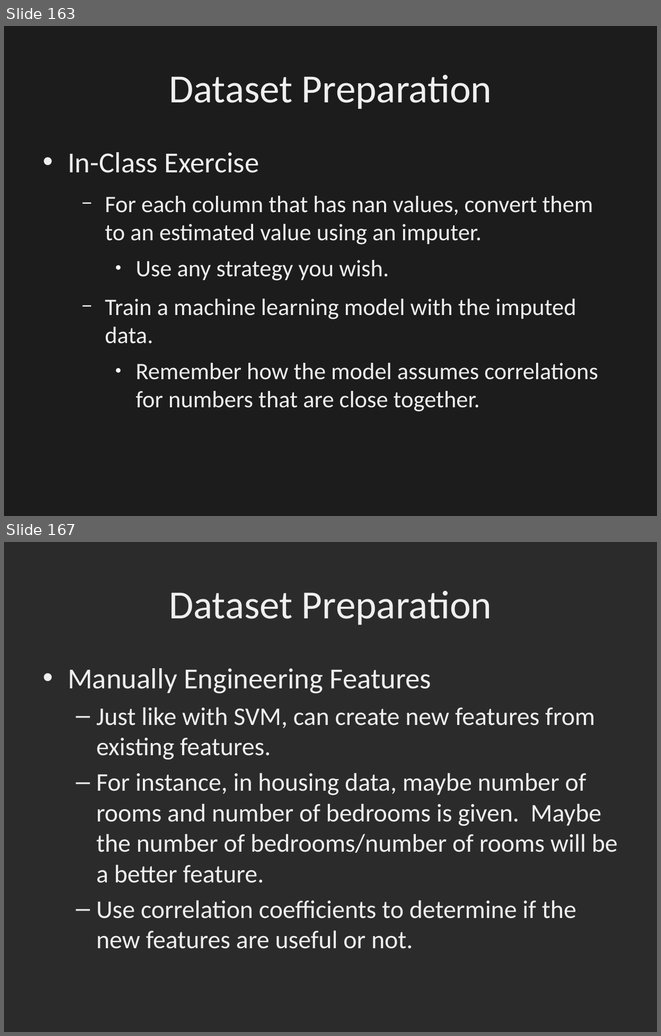
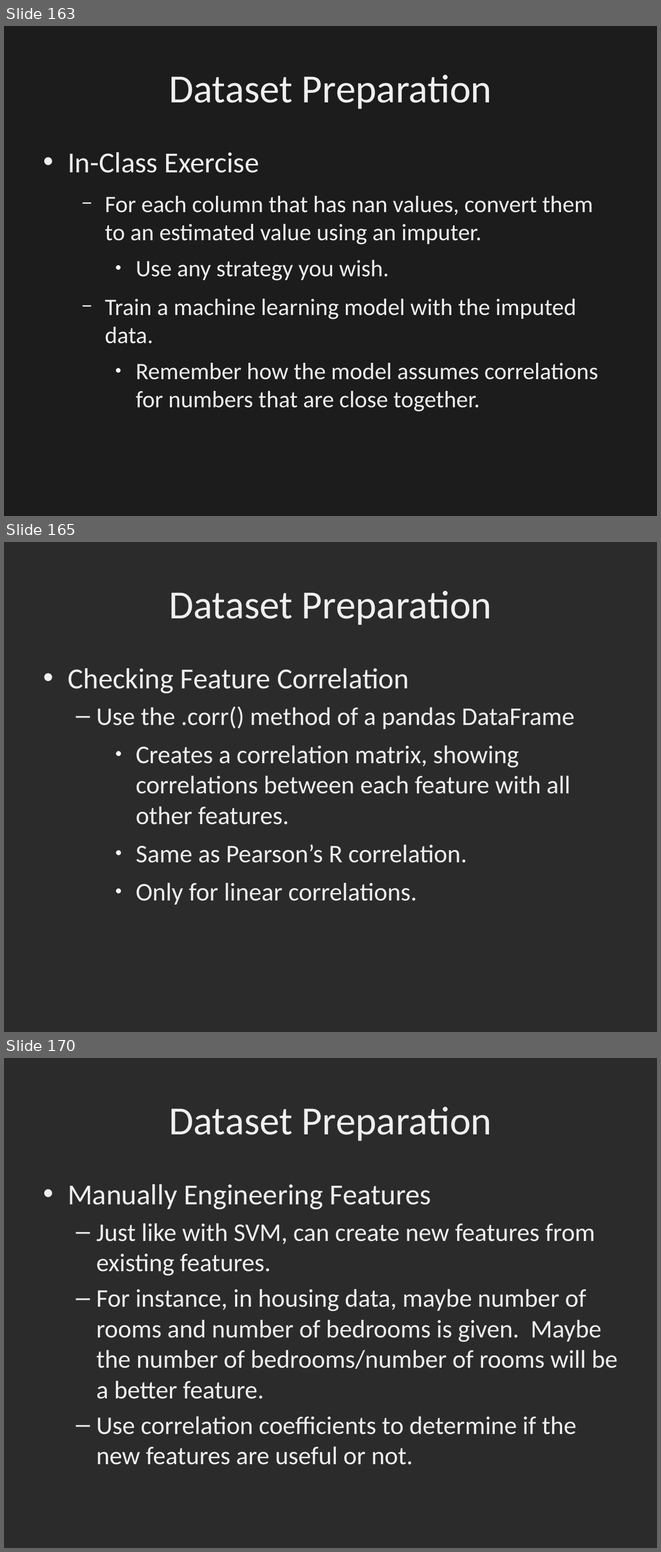
Before and after one commit to dbowmans46/PracticalProgramming, a slide deck: Session 7 - Python/Instructional Material/Session 7 - Python Brief Intro to Machine Learning with Scikit Learn.odp. Shown one above the other, each under a label of ours: slides 163 and 167 before the commit, slides 163, 165 and 170 after it; the slides between them are not shown. The pictures are 661x1036 and 661x1552 pixels, drawn with LibreOffice and Linux fonts; fonts in the diff are those of the drawing; background and template pictures are left out; a plain dark background stands for a picture behind light text. Boxes give left, top, right and bottom in pixels: in the first picture for what was removed or moved away, otherwise in the second. Text is boxed around its words. In the diff, an @@ line names an element or a change of style, - is before the commit and + after.

Commit message:
Added examples for correlation factors, updated slides with more correlation info.

```diff
--- a/Session 7 - Python/Instructional Material/Session 7 - Python Brief Intro to Machine Learning with Scikit Learn.odp
+++ b/Session 7 - Python/Instructional Material/Session 7 - Python Brief Intro to Machine Learning with Scikit Learn.odp
@@ slide 165 added at [4, 542, 657, 1032], background picture (left out) @@
@@ title added at [169, 591, 492, 625], 44 pt, text #EFEFEF @@
+Dataset Preparation
@@ text added at [68, 668, 575, 905], 28 pt, text #EFEFEF @@
+• Checking Feature Correlation
+  – Use the .corr() method of a pandas DataFrame
+    ● Creates a correlation matrix, showing correlations between each feature with all other features.
+    ● Same as Pearson’s R correlation.
+    ● Only for linear correlations.
@@ what was slide 167 is now slide 170 @@
```
Also in this commit, not shown: 5 slides changed, 2 other slides added, 1 other file.
